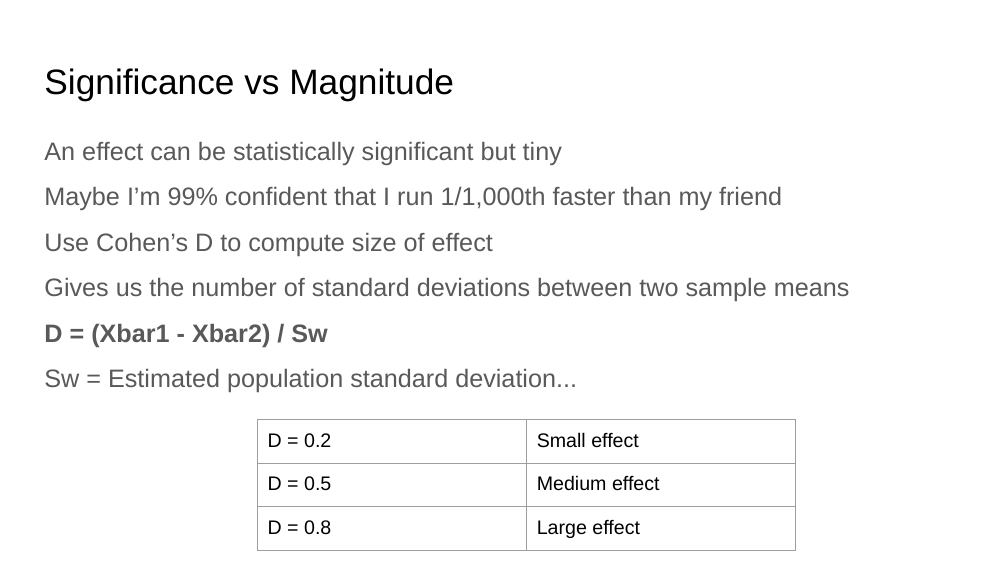
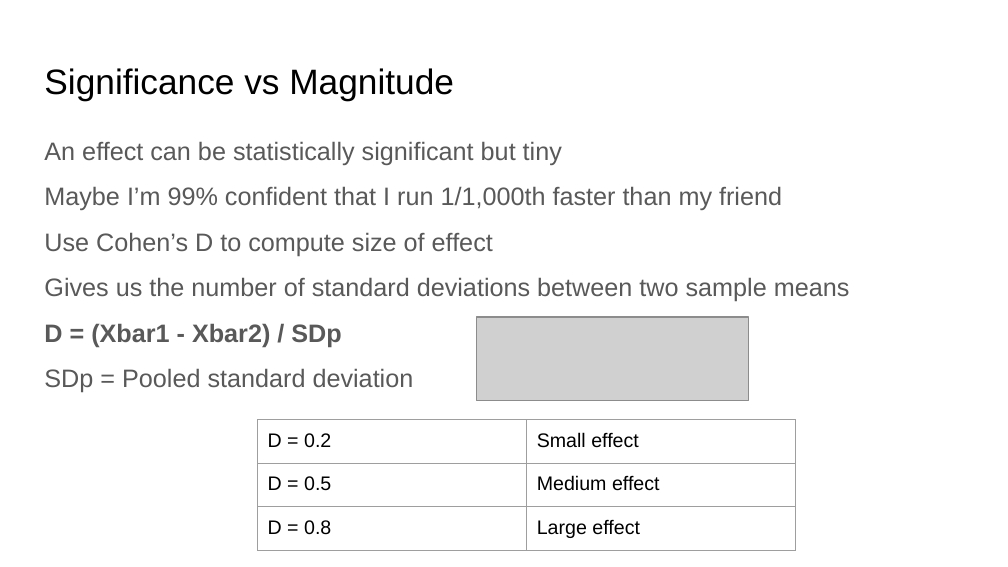
Before and after one commit to rjwrobel86/Python4Statistics, a slide deck: slide 74 of Stuff For Class/Slides/Hypothesis Testing.pptx (slide 68 before the commit). Drawn at 1008x567 pixels with LibreOffice and Linux fonts; fonts in the diff are those of the drawing; grey boxes stand for pictures. Boxes give left, top, right and bottom in pixels: in the first picture for what was removed or moved away, otherwise in the second. Text is boxed around its words. In the diff, an @@ line names an element or a change of style, - is before the commit and + after.

```diff
--- a/Stuff For Class/Slides/Hypothesis Testing.pptx
+++ b/Stuff For Class/Slides/Hypothesis Testing.pptx
@@ text at <box>44,323,414,392</box>: text changed @@
-D = (Xbar1 - Xbar2) / Sw
-Sw = Estimated population standard deviation...
+D = (Xbar1 - Xbar2) / SDp
+SDp = Pooled standard deviation
@@ picture added at <box>477,317,749,400</box> @@
```
Also in this commit, not shown: 7 other slides changed, 6 slides added, 17 other files.
